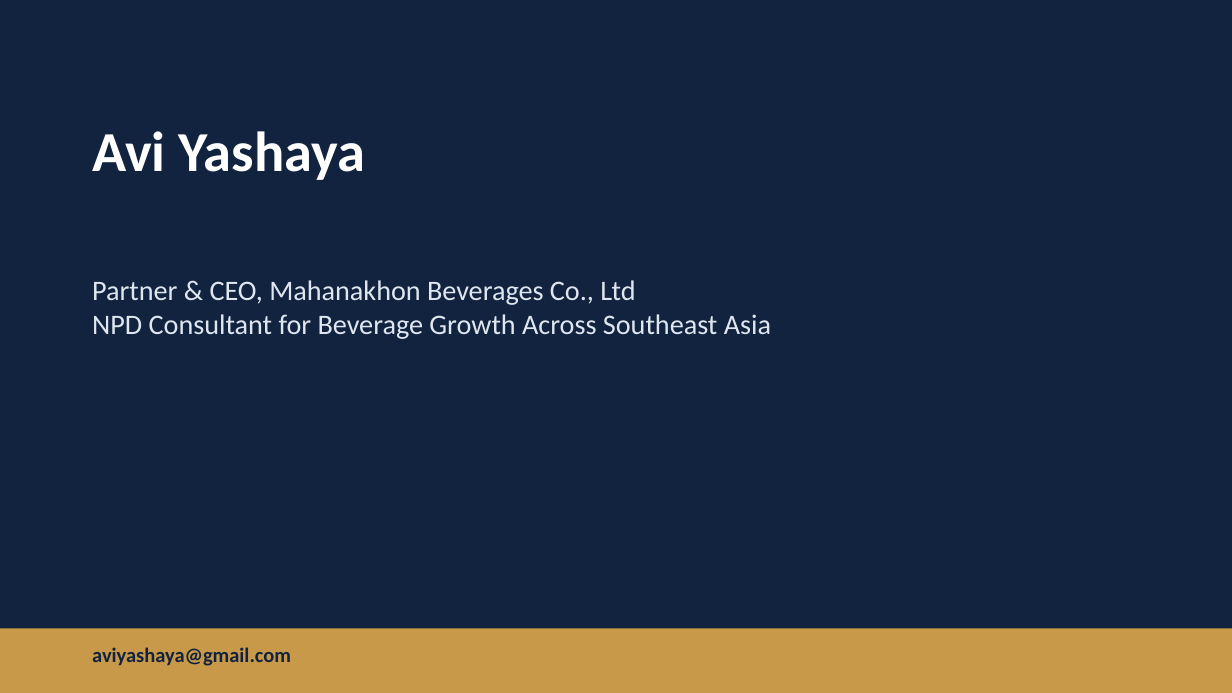
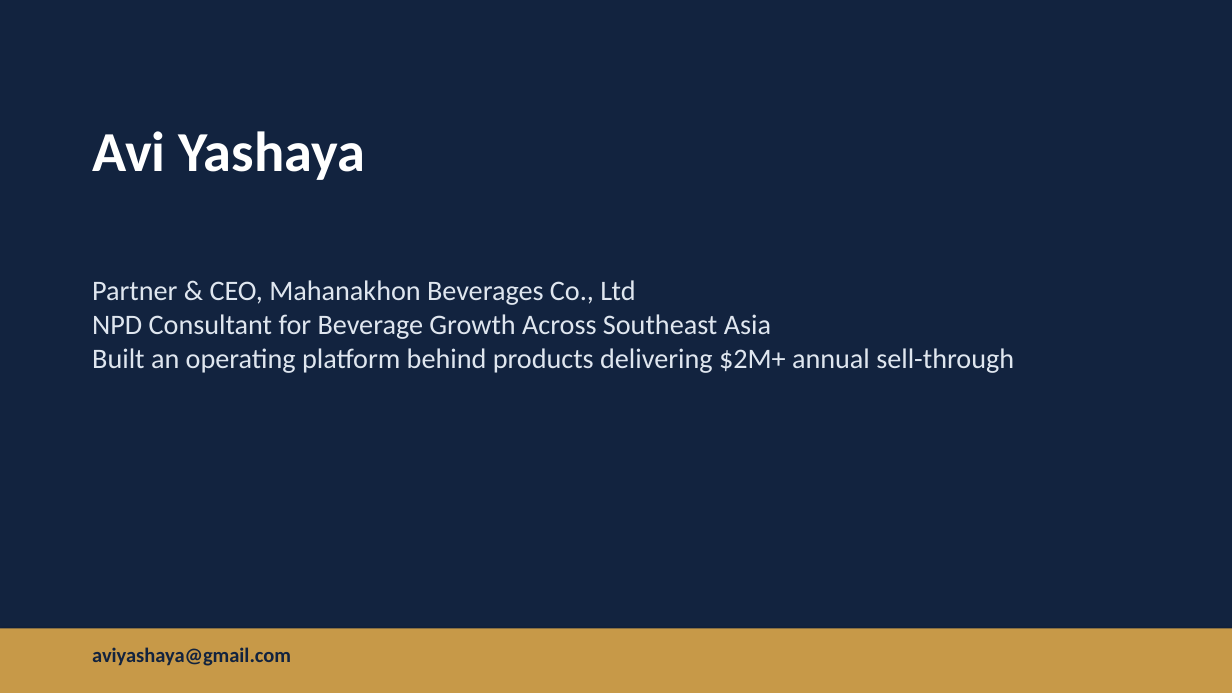
Before and after one commit to aviyashaya-tech/Cults, a slide deck: slide 1 of decks/avi-yashaya-consulting-deck.pptx. Drawn at 1232x693 pixels with LibreOffice and Linux fonts; fonts in the diff are those of the drawing. Boxes give left, top, right and bottom in pixels: in the first picture for what was removed or moved away, otherwise in the second. Text is boxed around its words. In the diff, an @@ line names an element or a change of style, - is before the commit and + after.

```diff
--- a/decks/avi-yashaya-consulting-deck.pptx
+++ b/decks/avi-yashaya-consulting-deck.pptx
@@ text at (x1=92, y1=280, x2=1014, y2=373): text changed @@
-Partner & CEO, Mahanakhon Beverages Co., Ltd
-NPD Consultant for Beverage Growth Across Southeast Asia
+Partner & CEO, Mahanakhon Beverages Co., Ltd
+NPD Consultant for Beverage Growth Across Southeast Asia
+Built an operating platform behind products delivering $2M+ annual sell-through
```
Also in this commit, not shown: 2 other slides changed, 1 slide added, 1 slide removed, 5 other files.
